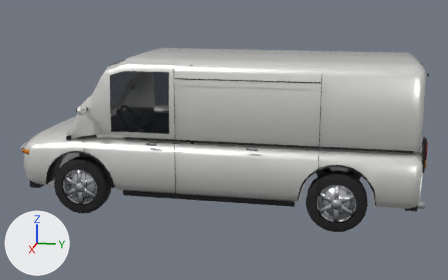
The glTF model assets/models/car_van.glb as it was, and as the next commit left it.
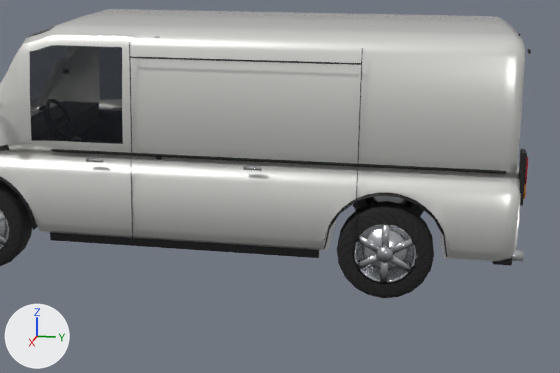
The first picture shows the older version from a camera (50 mm lens) standing at (8.18, 1.64, 2.9) and looking at (0.04, 0.02, 0.87). The close-ups show the older and then the newer version on the part from 20% to 100% of the width and 15% to 100% of the height of that picture. Only the edits that show in the close-ups are written down. The axes (+X, +Y, +Z) are drawn at lower left. The lights are the same throughout. Where no turn or scale is listed for an object, it has been applied to the vertices. Vertices at exactly the same position are counted once.

The scene before the commit, as lines of its bpy script (objects in view):
```python
me_door_l = bpy.data.meshes.new('Door_L')
me_door_l.from_pydata(...)  # 353 vertices, 562 faces; spans x -0.33..0.22, y 0.0..1.19, z -0.34..1.28
# faces by material slot: [442, 44, 62, 12, 2]
me_door_l.materials.append(mat_paint)  # white #e8e8e4
me_door_l.materials.append(mat_glass)  # black #141a21
me_door_l.materials.append(mat_trim)  # black #111214
me_door_l.materials.append(mat_chrome)  # light grey #d8dadc
me_door_l.materials.append(mat_interior)  # black #2a2b2e
me_van_body = bpy.data.meshes.new('van_body')
me_van_body.from_pydata(...)  # 3832 vertices, 7098 faces; spans x -1.18..1.14, y -2.6..2.65, z 0.23..2.05
me_van_body.materials.append(mat_paint)  # white #e8e8e4
me_van_body.materials.append(mat_glass)  # black #141a21
me_van_body.materials.append(mat_trim)  # black #111214
me_van_body.materials.append(mat_chrome)  # light grey #d8dadc
me_van_body.materials.append(mat_headlight)  # white #e8eef5
me_van_body.materials.append(mat_taillight)  # red #b0141c
me_van_body.materials.append(mat_indicator)  # orange #d27a10
me_van_body.materials.append(mat_interior)  # black #2a2b2e
me_van_body.materials.append(mat_plate)  # pale yellow #e9e4cf
me_wheel_rr = bpy.data.meshes.new('wheel_RR')
me_wheel_rr.from_pydata(...)  # 428 vertices, 776 faces; spans x -0.131..0.115, y -0.37..0.37, z -0.37..0.37
# faces by material slot: [280, 444, 52]
me_wheel_rr.materials.append(mat_tire)  # picture img_tread
me_wheel_rr.materials.append(mat_rim)  # light grey #c9ccd0
me_wheel_rr.materials.append(mat_brake)  # dark grey #4a4b4e
ob_body = bpy.data.objects.new('Body', me_van_body)
ob_body.location = (0.0, 0.0, 0.0)
ob_door_l = bpy.data.objects.new('Door_L', me_door_l)
ob_door_l.location = (0.96, -1.616, 0.69)
ob_wheel_rr = bpy.data.objects.new('wheel_RR', me_wheel_rr)
ob_wheel_rr.location = (-0.86, 1.58, 0.37)
# also in view: 'wheel_FL' at (0.87, -1.72, 0.37); 'wheel_RL' at (0.87, 1.58, 0.37)
```
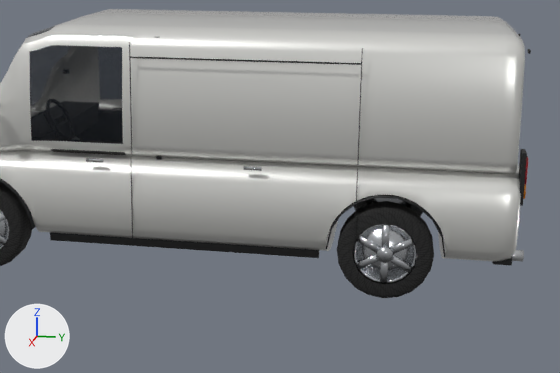
The change, as a diff of the scene's bpy script:
```diff
--- a/assets/models/car_van.glb.py
+++ b/assets/models/car_van.glb.py
@@ me_van_body @@
 # used by ob_body; location = (0.0, 0.0, 0.0)
-me_van_body.from_pydata(...)  # 3832 vertices, 7098 faces; spans x -1.18..1.14, y -2.6..2.65, z 0.23..2.05
+me_van_body.from_pydata(...)  # 3837 vertices, 7108 faces; spans x -1.18..1.14, y -2.6..2.65, z 0.23..2.05
+# me_van_body part 1: 37 vertices moved from x -0.98..0.98, y 1.05..2.15, z 0.44..0.88 to x -0.98..0.98, y 1.05..2.15, z 0.44..0.91; 159 vertices removed from x -0.99..0.99, y 1.11..2.05, z 0.25..0.88; 161 vertices added at x -0.99..0.99, y 1.12..2.05, z 0.25..0.91
+# me_van_body part 2: 188 faces spanning x -0.91..0.91, y -1.9..2.44, z 0.98..1.08 switch from mat_trim (black #111214) to mat_paint (white #e8e8e4)
+# other edits to the shape of me_van_body do not show in these pictures
 me_van_body.materials.append(mat_glass)
@@ me_door_l @@
 # used by ob_door_l; location = (0.96, -1.616, 0.69)
-me_door_l.from_pydata(...)  # 353 vertices, 562 faces; spans x -0.33..0.22, y 0.0..1.19, z -0.34..1.28
+me_door_l.from_pydata(...)  # 354 vertices, 564 faces; spans x -0.33..0.22, y 0.0..1.19, z -0.34..1.28
+# me_door_l part 3
+# 16 vertices are removed from x -0.33..0.03, y 0.0..0.37, z -0.34..0.19
+# 53 faces are deleted
+# 3 vertices in x 0.0, y 0.0..0.07, z 0.14..0.16 move by (0.01, 0.0, -0.02)
+# 15 vertices move from x -0.33..0.03, y 0.0..0.47, z -0.15..0.19 to x -0.33..0.03, y 0.0..0.47, z -0.23..0.22
+# 17 vertices are added at x -0.33..0.03, y 0.0..0.37, z -0.34..0.22
+# 29 new faces join them, mat_paint (white #e8e8e4)
+# 26 new faces join them, mat_trim (black #111214)
+# me_door_l part 4: 8 faces spanning x -0.15..-0.05, y 0.0..1.19, z 0.32..0.39 switch from mat_trim (black #111214) to mat_paint (white #e8e8e4)
 me_door_l.materials.append(mat_glass)
```

Boxes (x1, y1, x2, y2) around the edits, measured in the close-ups (560 x 373 px; the box of a moved part takes in the faces that stretch with it):
part 1 of me_van_body, moved or reshaped: (303, 176, 480, 258) in both
part 2 of me_van_body, recoloured: (134, 153, 507, 174) in both
part 3 of me_door_l, moved or reshaped: (0, 159, 58, 230) in both
part 4 of me_door_l, recoloured: (0, 145, 136, 156) in both
